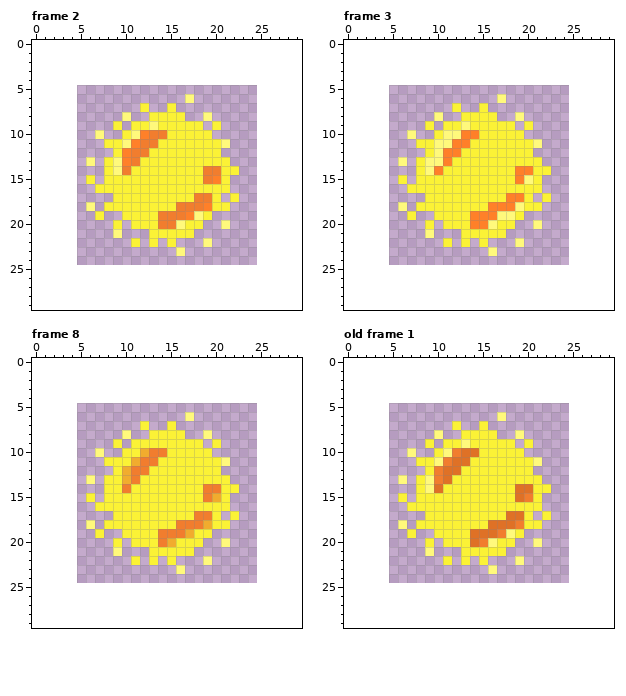
Two versions of one pixel-art file, Pong/Sprites/Star_temp.aseprite. This is how it looked before the edit.
20x20 pixels, 8 frames. Colours within 5 levels of each other are drawn and written as one. Shown: frame 2, frame 3, frame 8, old frame 1. The old version is drawn lined up with the new one, on the new canvas. The commit also changed other frames, which this record leaves out.
And afterwards:
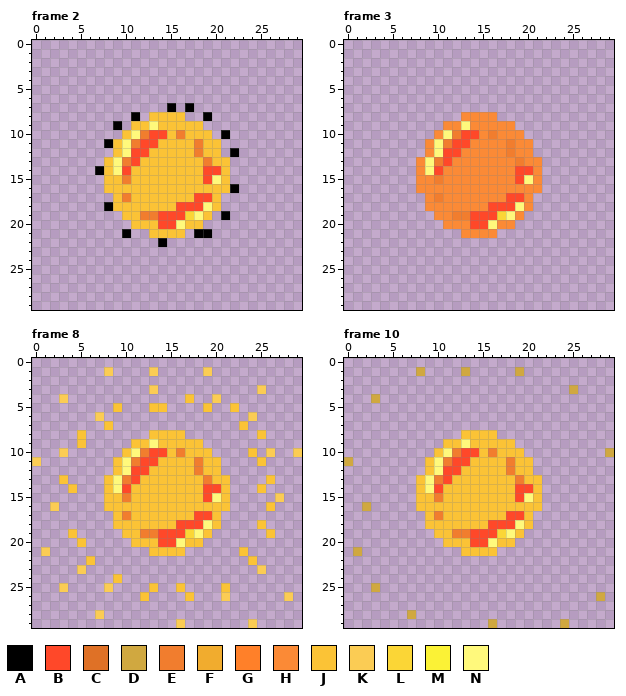
Palette (. is transparent): A #000000  B #ff4829  C #df7126  D #d0a840  E #f17d2e  F #f1ac2e  G #ff8029  H #fb8a36  J #fbc336  K #fbcc54  L #fbd636  M #fbf236  N #fff97c
A new or re-ordered frame is compared with the old frame closest to it.
Edits made:
canvas 20x20 -> 30x30, the old top-left corner now at 5,5
frames 8 -> 14
Changed rows in their new state; - is an unchanged pixel.
Frame 2:
first column x 6:
 6 -----------.-----
 7 ------.--A-A-----
 8 ----.A-JJJJ--A---
 9 ---A-JJ-JJJJJ-.--
10 -.--J-EBBJEJJJ-A-
11 --AJ-EBBJJJJEJJ.-
12 ---JNBBJJJJJEJJ-A
13 .-J-EBJJJJJJJEJJ-
14 -AJ-BJJJJJJJJBBJ.
15 .-JJEJJJJJJJJBNJ-
16 -.JJJJJJJJJJJJJJA
17 ---JEJJJJJJJBBJ-.
18 .-AJJJJJJJBBBNJ.-
19 -.--JJEEBBBL-J-A-
20 ---.-JJJBB-JJ--.-
21 ---.A--JJJJ.AA---
22 -----.-.A.---.---
23 ----------.------
Frame 3:
first column x 6:
 6 -----------.-----
 7 ------.--.-------
 8 ----.--HHHH--.---
 9 ---.-HH-HHHHH-.--
10 -.--H-EBBHEHHH---
11 --.H-EBBHHHHEHH.-
12 ---H-BBHHHHHEHH--
13 .-H-EBHHHHHHHEHH-
14 --H-BHHHHHHHHBBH.
15 .-HHEHHHHHHHHB-H-
16 -.HHHHHHHHHHHHHH-
17 ---HEHHHHHHHBBH-.
18 .-.HHHHHHHBBB-H.-
19 -.--HHEEBBBL-H---
20 ---.-HHHBB-HH--.-
21 ---.---HHHH.-----
22 -----.-.-.---.---
23 ----------.------
Frame 8:
first column x 0:
 1 --------K----K-----K----------
 3 -------------K-----------K----
 4 ---K-------------J--K---------
 5 ---------J---JJ----J--J-------
 6 -------K---------.------K-----
 7 --------J---.--.-------J------
 8 -----J----.--JJJJ--.-----J----
 9 -----J---.-JJNJJJJJ-.---------
10 ---K---.--JNEBBJEJJJ----J-K--K
11 K-------.JNEBBJJJJEJJ.---J----
12 ---------JNBBJJJJJEJJ---------
13 ---J--.-JNEBJJJJJJJEJJ----J---
14 ----J---JNBJJJJJJJJBBJ.--J----
15 ------.-JJEJJJJJJJJBNJ-----K--
16 --K----.JJJJJJJJJJJJJJ----J---
17 ---------JEJJJJJJJBBJ-.-------
18 ------.-.JJJJJJJBBBNJ.---J----
19 ----J--.--JJEEBBBLNJ------J---
20 -----J---.-JJJBBNJJ--.--------
21 -K-------.---JJJJ.-----J------
22 ------J----.-.-.---.----J-----
23 -----K----------.--------K----
24 ---------J--------------------
25 ---K----K----J--J----J--------
26 ------------J----J---K------K-
28 -------K----------------------
29 ----------------K-------K-----
Frame 10 is new; against old frame 1:
first column x 0:
 1 --------D----D-----D----------
 3 -------------------------D----
 4 ---D--------------------------
 6 -----------------.------------
 7 ------------.--.--------------
 8 ----------.--JJJJ--.----------
 9 ---------.-JJ-JJJJJ-.---------
10 -------.--J--BBJEJJJ---------D
11 D-------.J--BBJJJJEJJ.--------
12 ---------JNBBJJJJJEJJ---------
13 ------.-J--BJJJJJJJEJJ--------
14 --------J-BJJJJJJJJBBJ.-------
15 ------.-JJEJJJJJJJJBNJ--------
16 --D----.JJJJJJJJJJJJJJ--------
17 ---------JEJJJJJJJBBJ-.-------
18 ------.-.JJJJJJJBBBNJ.--------
19 -------.--JJEEBBBL-J----------
20 ---------.-JJJBB-JJ--.--------
21 -D-------.---JJJJ.------------
22 -----------.-.-.---.----------
23 ----------------.-------------
25 ---D--------------------------
26 ----------------------------D-
28 -------D----------------------
29 ----------------D-------D-----
